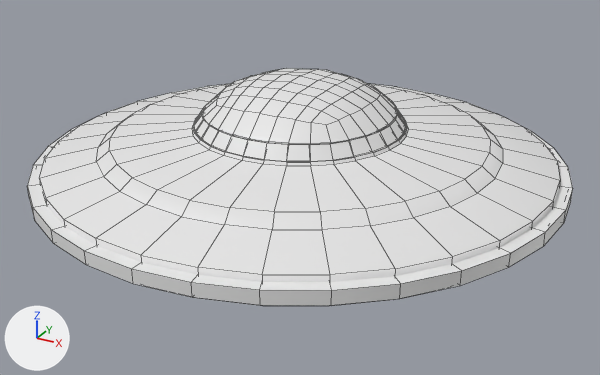
Renders of the OBJ model Time Collision/Assets/Models/UFO.obj from each side of a commit.
Both versions are drawn from a 50 mm lens placed at (7.87, -14.31, 6.04), pointed at (0.2, -0.36, -0.94). The axes (+X, +Y, +Z) are drawn at lower left. The lights are the same throughout. Mesh edges are drawn as thin lines. Where no turn or scale is listed for an object, it has been applied to the vertices.

Names of what the first picture shows: 'UFO'.
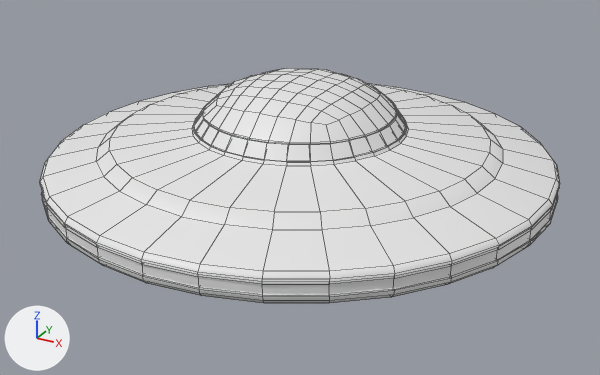
Commit message: Updated UFO

Pixel boxes [x1, y1, x2, y2] of what changed, in the pictures (600 x 375 px; the box of a moved part takes in the faces that stretch with it):
'UFO', reshaped: before [27, 68, 573, 306]; after [40, 68, 560, 303]
part 1 of me_ufo, moved or reshaped: before [27, 117, 573, 306]; after [43, 193, 558, 295]
part 2 of me_ufo, moved or reshaped: before [39, 84, 560, 306]; after [40, 85, 560, 303]
part 3 of me_ufo, moved or reshaped: before [202, 88, 398, 144]; after [202, 88, 397, 144]

Edits to the bpy script that builds the scene:
```text
Change me_ufo:
    used by ob_ufo; location = (0.0, 0.0, 0.0)
    remove me_ufo.from_pydata(...)  # 1124 vertices, 1136 faces; spans x -5.5..5.5, y -5.5..5.5, z -1.35..1.35
    add me_ufo.from_pydata(...)  # 1381 vertices, 1424 faces; spans x -5.26..5.26, y -5.26..5.26, z -1.31..1.35
    me_ufo part 1: the loose piece of 128 vertices spanning x -5.5..5.5, y -5.5..5.5, z -0.67..-0.4 is scaled about its middle by (0.953, 0.953, 1)
    me_ufo part 2: 64 vertices moved from x -4.46..4.46, y -4.46..4.46, z -0.97..-0.89 to x -4.46..4.46, y -4.46..4.46, z -0.91..-0.83; 192 vertices removed from x -5.44..5.44, y -5.44..5.44, z -1.35..-0.27; 417 vertices added at x -5.26..5.26, y -5.26..5.26, z -1.31..-0.26
    me_ufo part 3: 32 vertices removed from x -1.98..1.98, y -1.98..1.98, z 0.64; 64 vertices added at x -1.96..1.96, y -1.96..1.96, z 0.62..0.65
```
